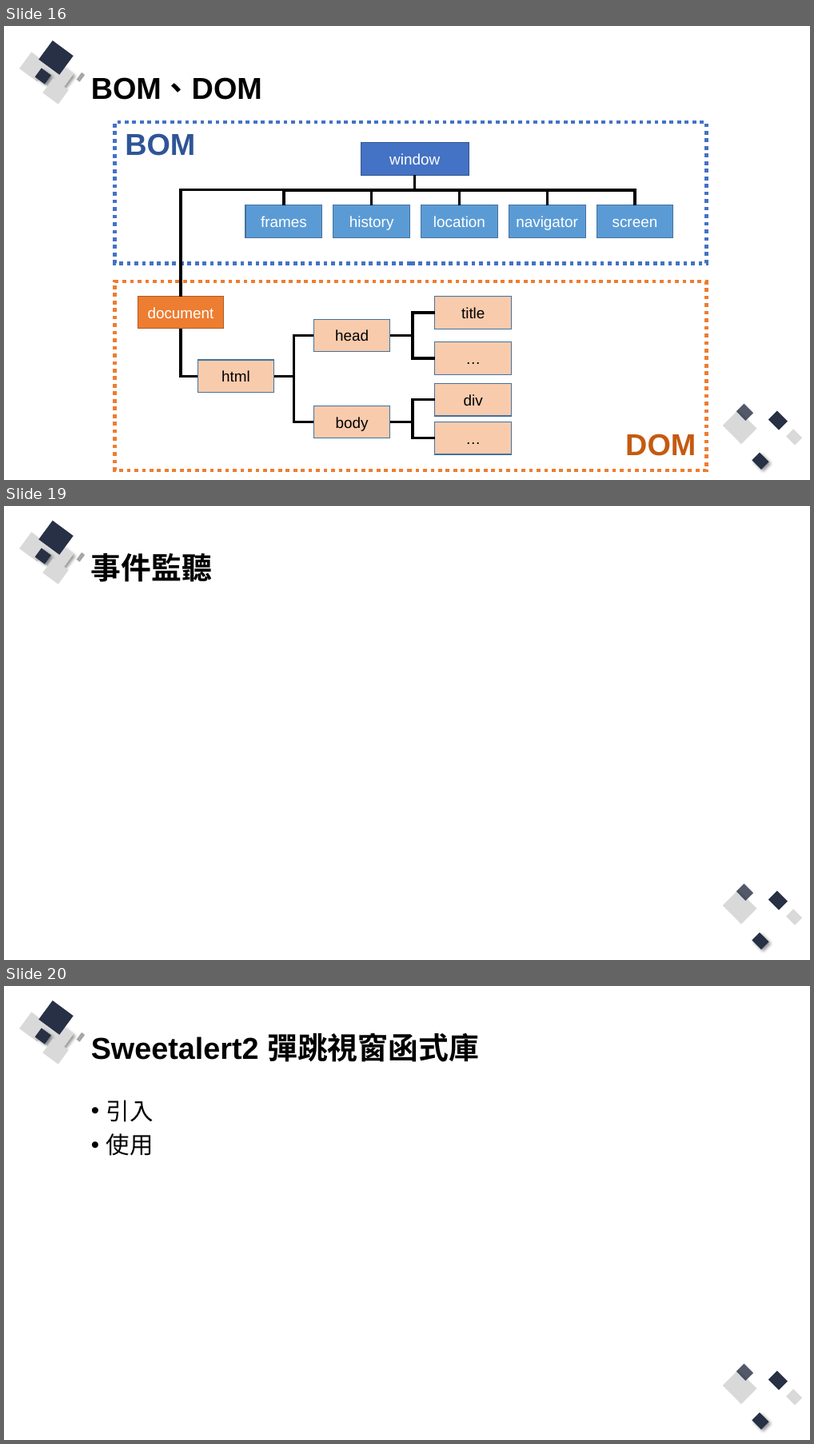
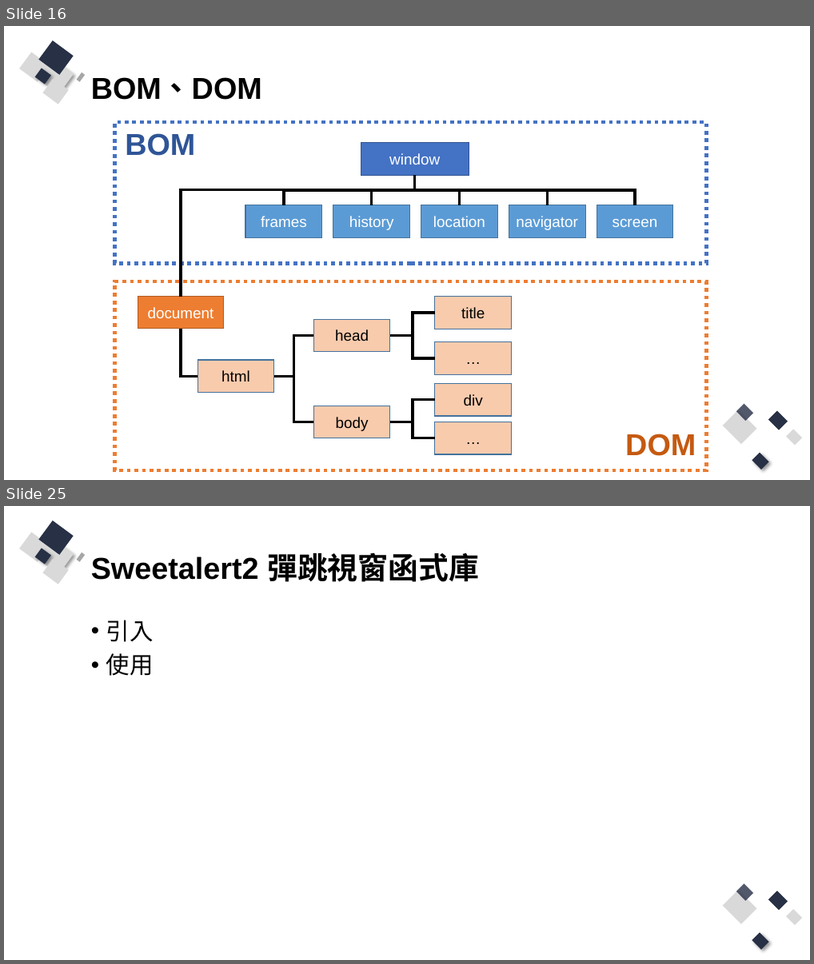
Before and after one commit to Q81JIAXIONG/-, a slide deck: 投影片/6.實作-帳號註冊、登入網頁前端防呆與提示.pptx. Shown one above the other, each under a label of ours: slides 16, 19 and 20 before the commit, slides 16 and 25 after it; the slides between them are not shown. The pictures are 814x1444 and 814x964 pixels, drawn with LibreOffice and Linux fonts; fonts in the diff are those of the drawing. Boxes give left, top, right and bottom in pixels: in the first picture for what was removed or moved away, otherwise in the second. Text is boxed around its words. In the diff, an @@ line names an element or a change of style, - is before the commit and + after.

```diff
--- a/投影片/6.實作-帳號註冊、登入網頁前端防呆與提示.pptx
+++ b/投影片/6.實作-帳號註冊、登入網頁前端防呆與提示.pptx
@@ slide 19 removed at (4, 506, 810, 960), background #FFFFFF; not listed: 13 template elements that a slide beside it also shows @@
@@ title removed at (91, 553, 212, 582) @@
-事件監聽
@@ what was slide 20 is now slide 25 @@
```
Also in this commit, not shown: 7 slides changed, 7 slides added, 1 other slide removed, 15 other files.
